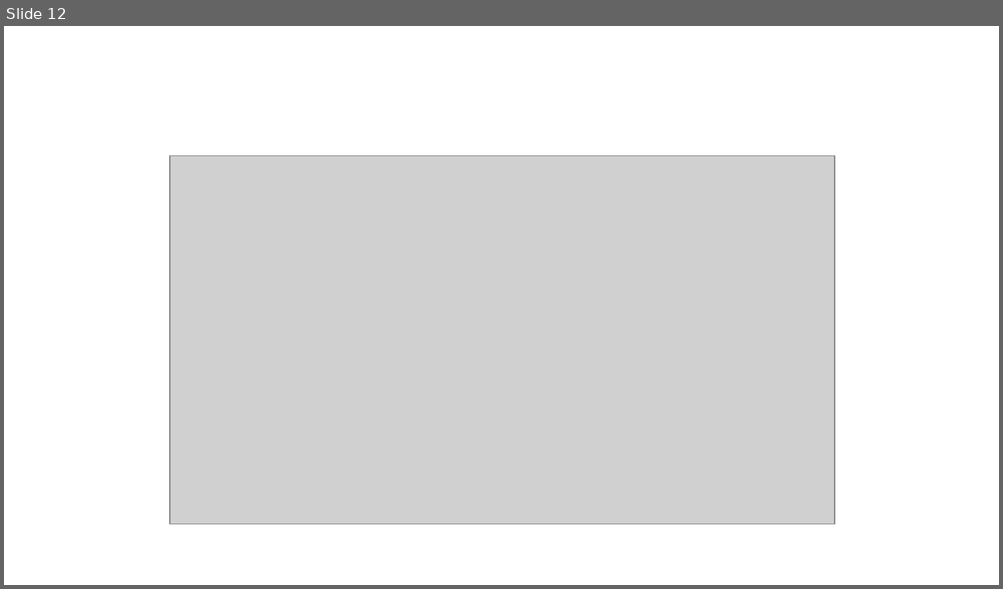
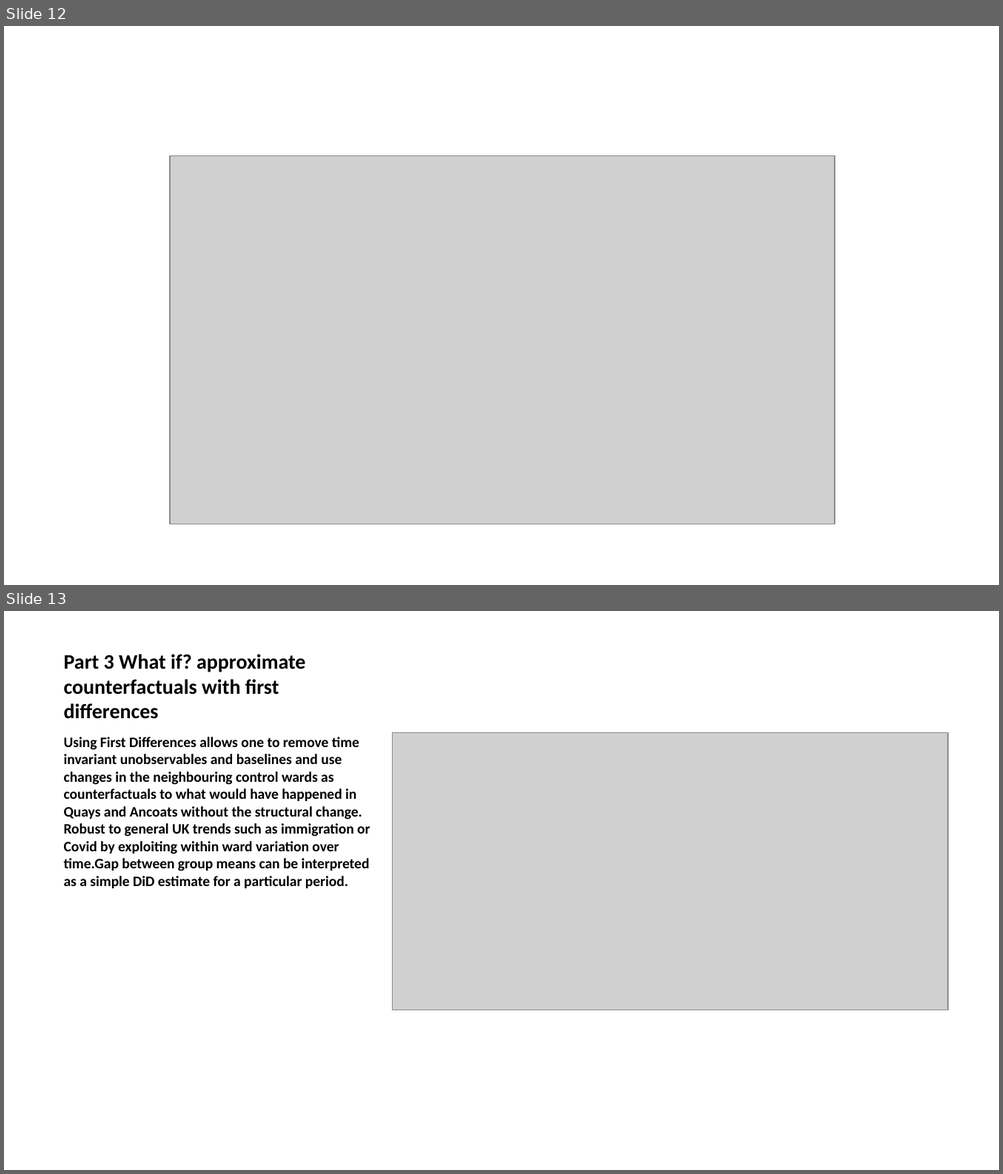
Before and after one commit to Sviatkd/DatafestivalWork, a slide deck: presentation.pptx. Shown one above the other, each under a label of ours: slide 12 before the commit, slides 12 and 13 after it. The pictures are 1003x589 and 1003x1174 pixels, drawn with LibreOffice and Linux fonts; fonts in the diff are those of the drawing; grey boxes stand for pictures. Boxes give left, top, right and bottom in pixels: in the first picture for what was removed or moved away, otherwise in the second. Text is boxed around its words. In the diff, an @@ line names an element or a change of style, - is before the commit and + after.

```diff
--- a/presentation.pptx
+++ b/presentation.pptx
@@ slide 13 added at (x1=4, y1=611, x2=999, y2=1170), background #FFFFFF @@
@@ title added at (x1=64, y1=654, x2=305, y2=719), 15 pt, text #000000, bold @@
+Part 3 What if? approximate counterfactuals with first differences
@@ text added at (x1=64, y1=737, x2=370, y2=889), 10.5 pt, text #000000, bold @@
+Using First Differences allows one to remove time invariant unobservables and baselines and use changes in the neighbouring control wards as counterfactuals to what would have happened in Quays and Ancoats without the structural change. Robust to general UK trends such as immigration or Covid by exploiting within ward variation over time.Gap between group means can be interpreted as a simple DiD estimate for a particular period.
@@ picture added at (x1=392, y1=732, x2=947, y2=1010) @@
```
Also in this commit, not shown: 2 other slides added, 1 slide removed, 1 other file.
